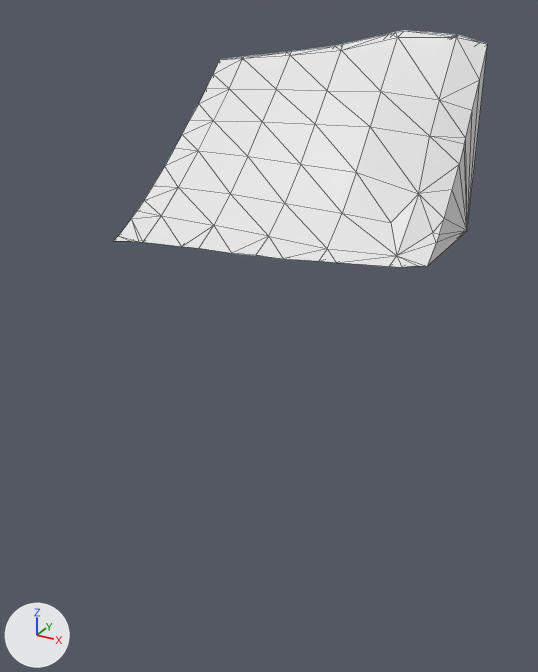
Renders of the glTF model assets/terrain/surface_pieces/surf_31_3.glb from each side of a commit.
One viewpoint serves both versions: a 50 mm lens placed at (53.08, 82.24, -16.45), pointed at (47.57, 92.25, -21.46). The axes (+X, +Y, +Z) are drawn at lower left. The lights are the same throughout. The first picture is the older version. Mesh edges are drawn as thin lines. Where no turn or scale is listed for an object, it has been applied to the vertices.

Names of what the first picture shows: 'geometry_0'.
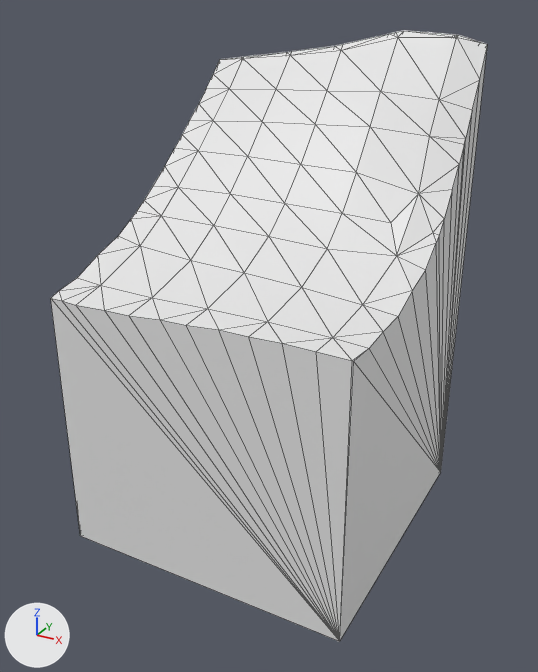
Where the change shows, as pixel boxes [x1, y1, x2, y2] in the pictures (538 x 672 px; the box of a moved part takes in the faces that stretch with it):
'geometry_0', reshaped (17% wider, 157% taller)
    before: [113, 30, 487, 267]
    after: [51, 30, 487, 641]
part 1 of me_geometry_0, moved or reshaped
    before: [113, 49, 487, 267]
    after: [51, 49, 487, 641]

The change, as a diff of the scene's bpy script:
```diff
--- a/assets/terrain/surface_pieces/surf_31_3.glb.py
+++ b/assets/terrain/surface_pieces/surf_31_3.glb.py
@@ me_geometry_0 @@
 # used by ob_geometry_0; location = (0.0, 0.0, 0.0)
-me_geometry_0.from_pydata(...)  # 86 vertices, 168 faces; spans x 45.0..50.0, y 91.53..95.0, z -20.0..-16.78
+me_geometry_0.from_pydata(...)  # 104 vertices, 204 faces; spans x 45.0..50.0, y 90.0..95.0, z -25.0..-16.78
+# me_geometry_0 part 1
+# 15 vertices are removed from x 45.0..50.0, y 91.53..95.0, z -20.0
+# 74 faces are deleted
+# 2 vertices move from x 47.08..50.0, y 91.91..92.77, z -20.0 to x 47.48..50.0, y 91.62..92.72, z -20.17..-20.04
+# 33 vertices are added at x 45.0..50.0, y 90.0..95.0, z -25.0..-20.04
+# 110 new faces join them
```
